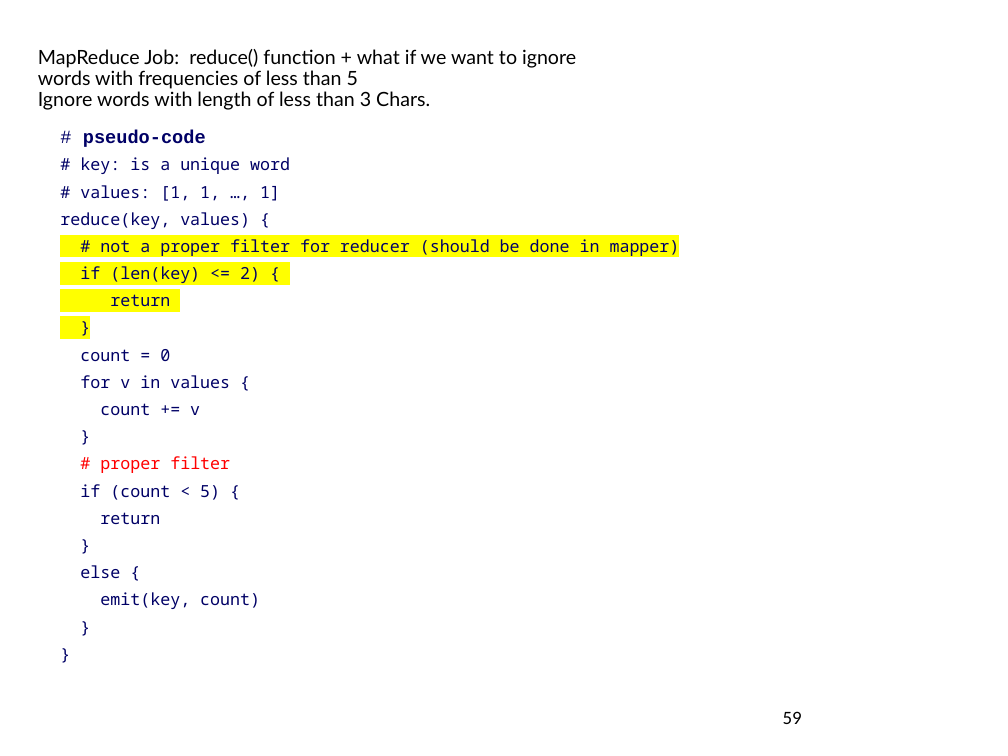
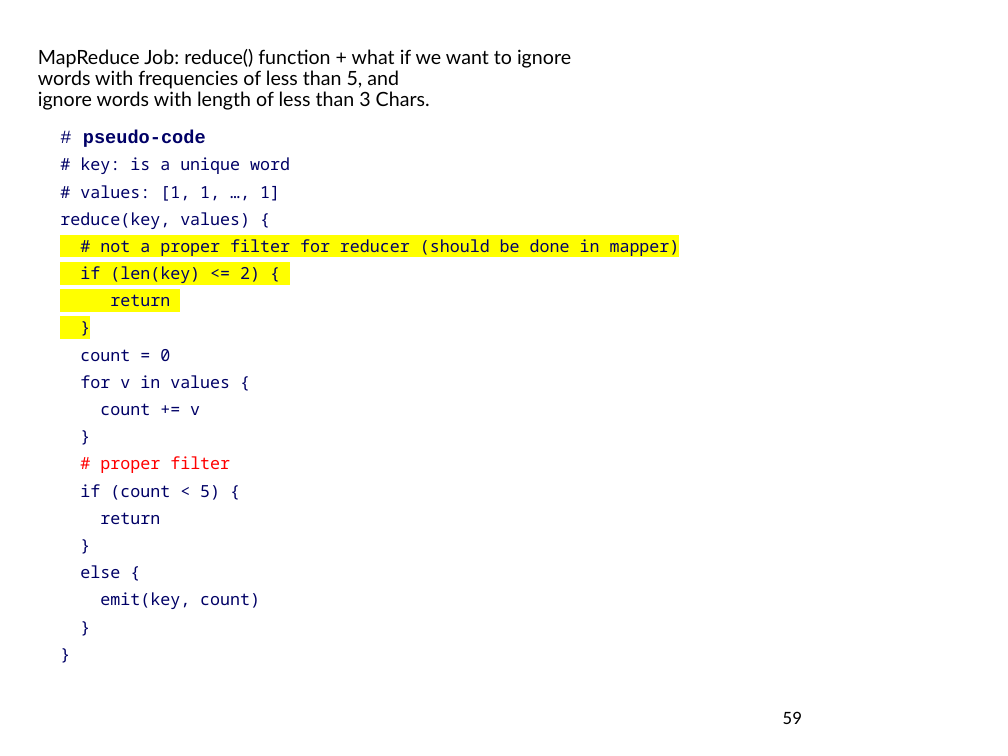
Before and after one commit to mahmoudparsian/big-data-modeling, a slide deck: slide 59 of slides/mapreduce/mapreduce_by_Mahmoud_Parsian/03_introduction_to_mapreduce.pptx. Drawn at 1008x756 pixels with LibreOffice and Linux fonts; fonts in the diff are those of the drawing; background and template pictures are left out. Boxes give left, top, right and bottom in pixels: in the first picture for what was removed or moved away, otherwise in the second. Text is boxed around its words. In the diff, an @@ line names an element or a change of style, - is before the commit and + after.

```diff
--- a/slides/mapreduce/mapreduce_by_Mahmoud_Parsian/03_introduction_to_mapreduce.pptx
+++ b/slides/mapreduce/mapreduce_by_Mahmoud_Parsian/03_introduction_to_mapreduce.pptx
@@ title at <box>38,49,571,110</box>: text changed @@
-MapReduce Job: reduce() function + what if we want to ignore
-words with frequencies of less than 5
-Ignore words with length of less than 3 Chars.
+MapReduce Job: reduce() function + what if we want to ignore
+words with frequencies of less than 5, and
+ignore words with length of less than 3 Chars.
```
Also in this commit, not shown: 19 other slides changed, 11 other files.
